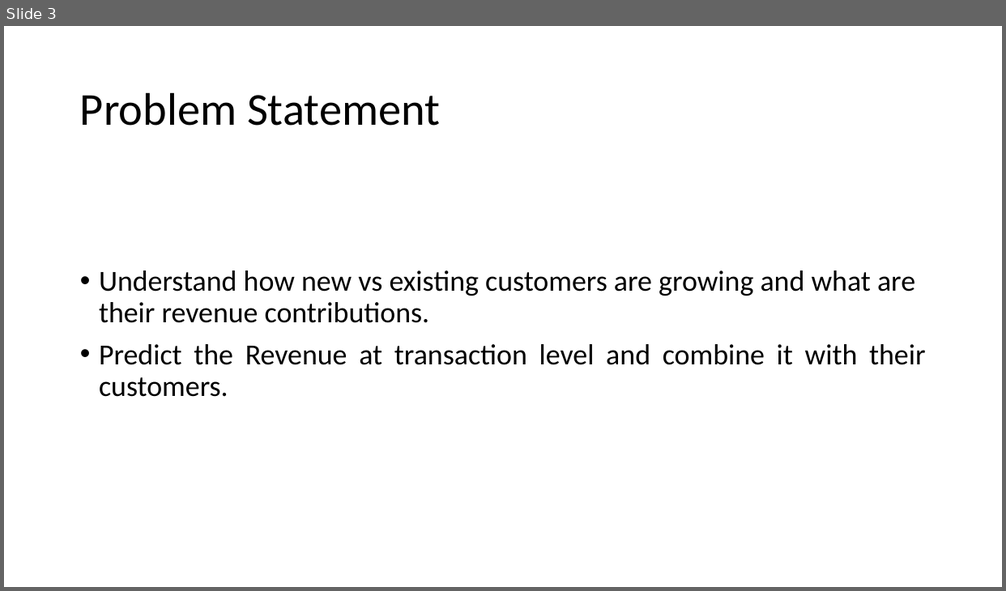
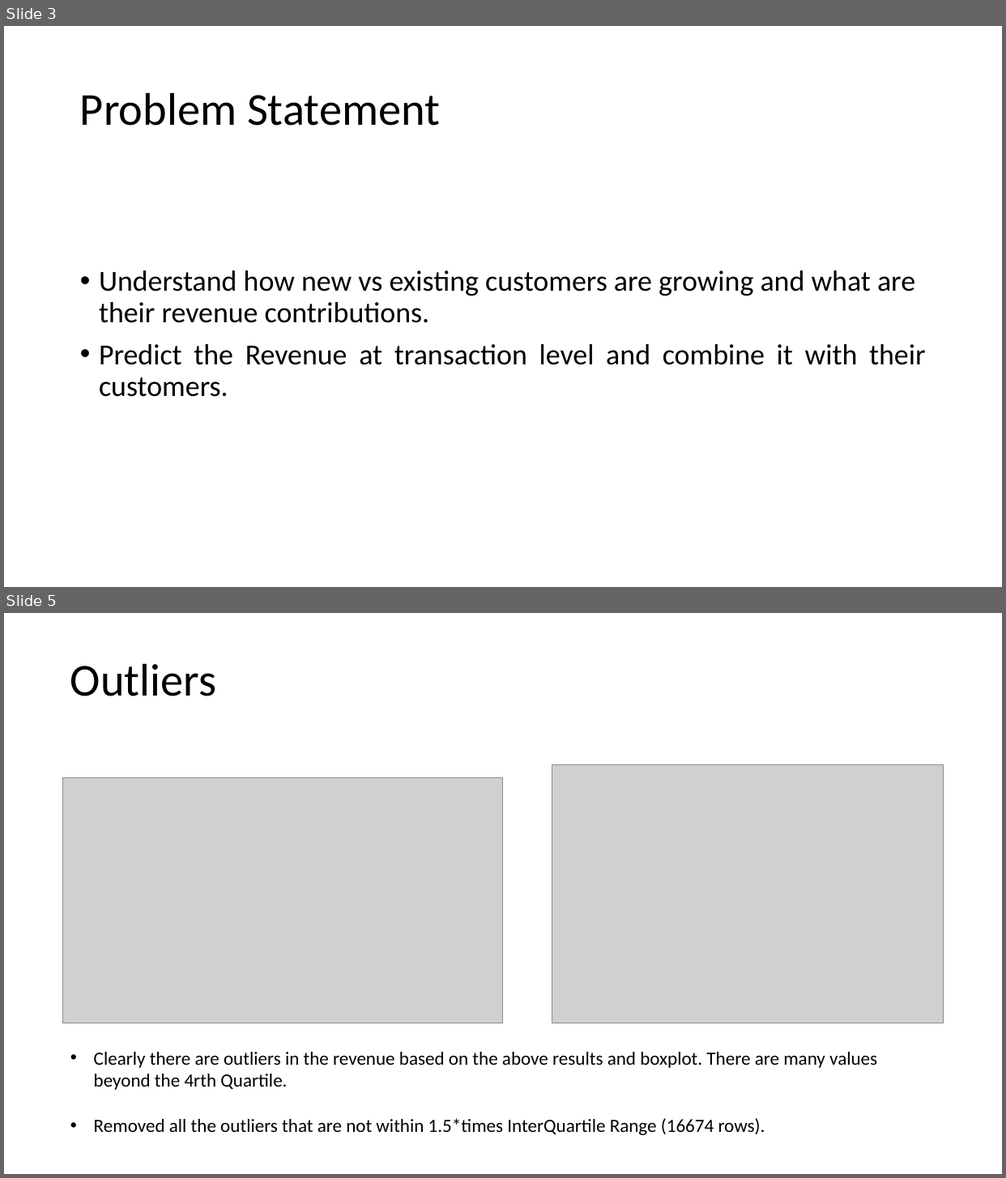
Before and after one commit to saigurram/Customer-Lifetime-Value-Prediction, a slide deck: Customer_Lifetimevalue_Prediction.pptx. Shown one above the other, each under a label of ours: slide 3 before the commit, slides 3 and 5 after it; the slides between them are not shown. The pictures are 1006x591 and 1006x1178 pixels, drawn with LibreOffice and Linux fonts; fonts in the diff are those of the drawing; grey boxes stand for pictures. Boxes give left, top, right and bottom in pixels: in the first picture for what was removed or moved away, otherwise in the second. Text is boxed around its words. In the diff, an @@ line names an element or a change of style, - is before the commit and + after.

```diff
--- a/Customer_Lifetimevalue_Prediction.pptx
+++ b/Customer_Lifetimevalue_Prediction.pptx
@@ slide 5 added at [4, 613, 1002, 1174], background #FFFFFF @@
@@ text added at [70, 663, 217, 696], 44 pt, text #000000 @@
+Outliers
@@ picture added at [63, 777, 503, 1023] @@
@@ picture added at [552, 765, 943, 1023] @@
@@ text added at [94, 1052, 877, 1135], 18 pt, text #000000 @@
+• Clearly there are outliers in the revenue based on the above results and boxplot. There are many values beyond the 4rth Quartile.
+• Removed all the outliers that are not within 1.5*times InterQuartile Range (16674 rows).
```
Also in this commit, not shown: 3 slides changed, 1 other slide added.
